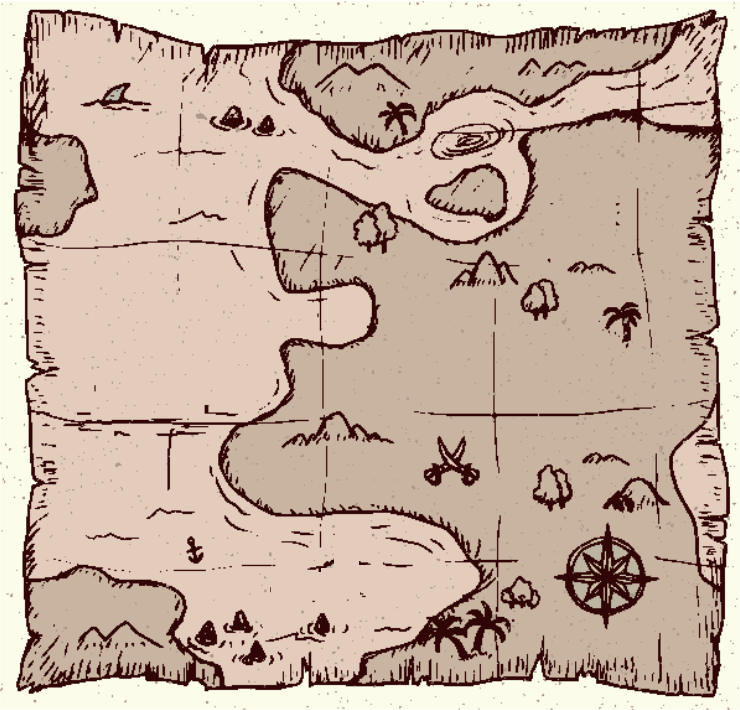
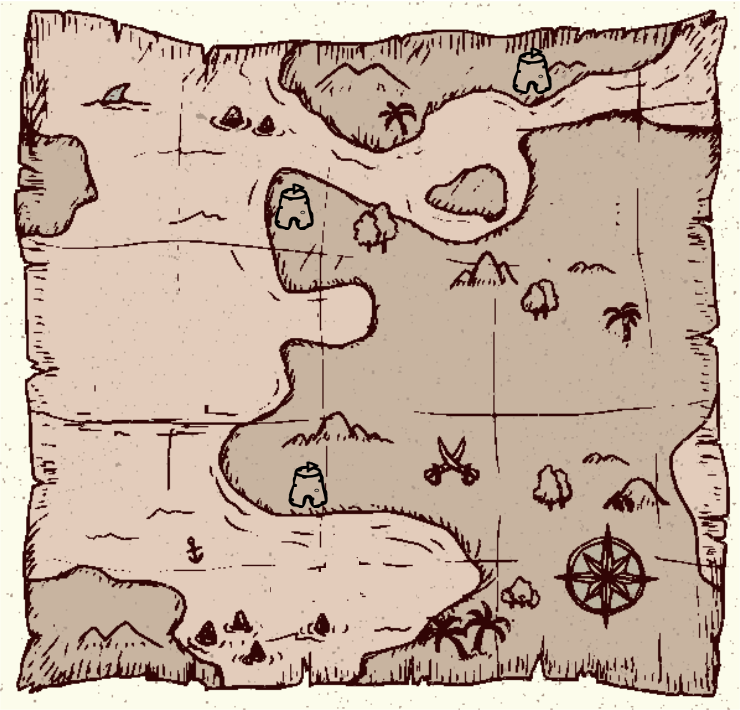
Revision of a layered w=740, h=710 image; what changed, layer by layer:
showed "city icons" over [left=274, top=47, right=553, bottom=508]
painted on "map" over [left=326, top=112, right=516, bottom=568]
